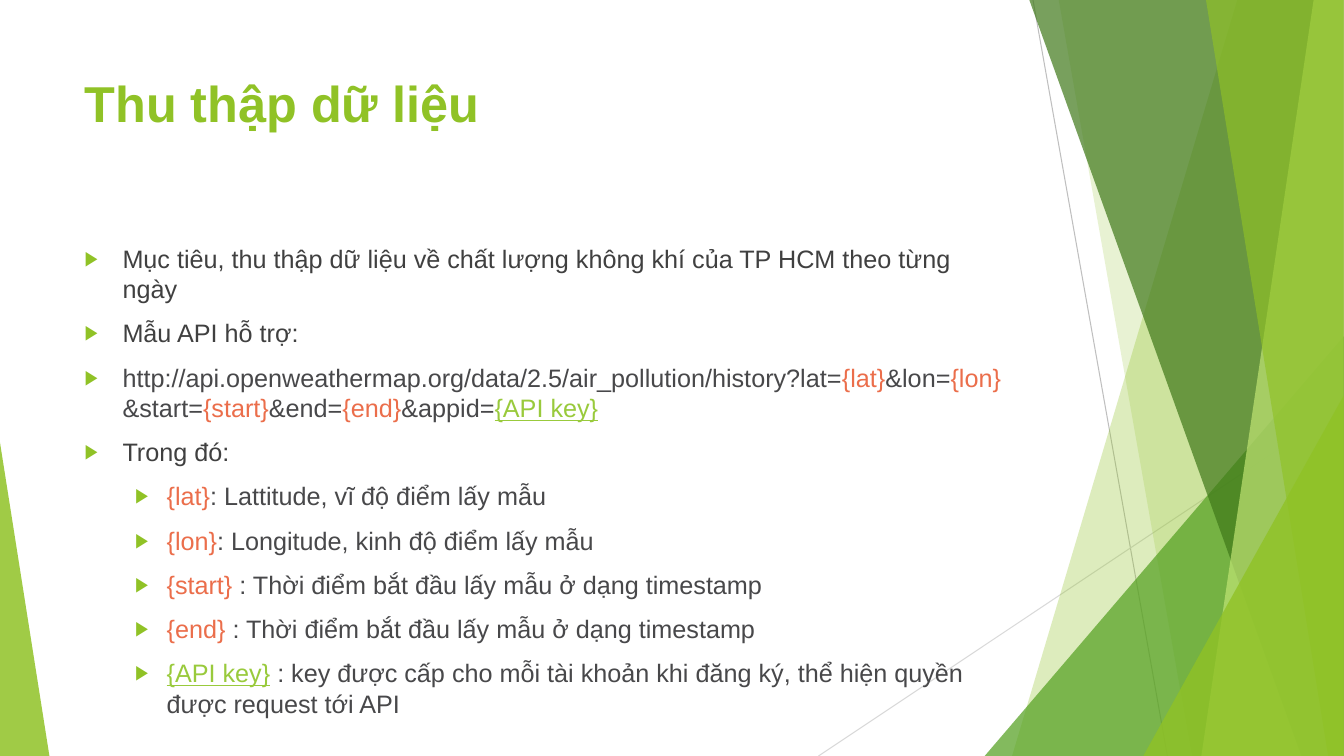
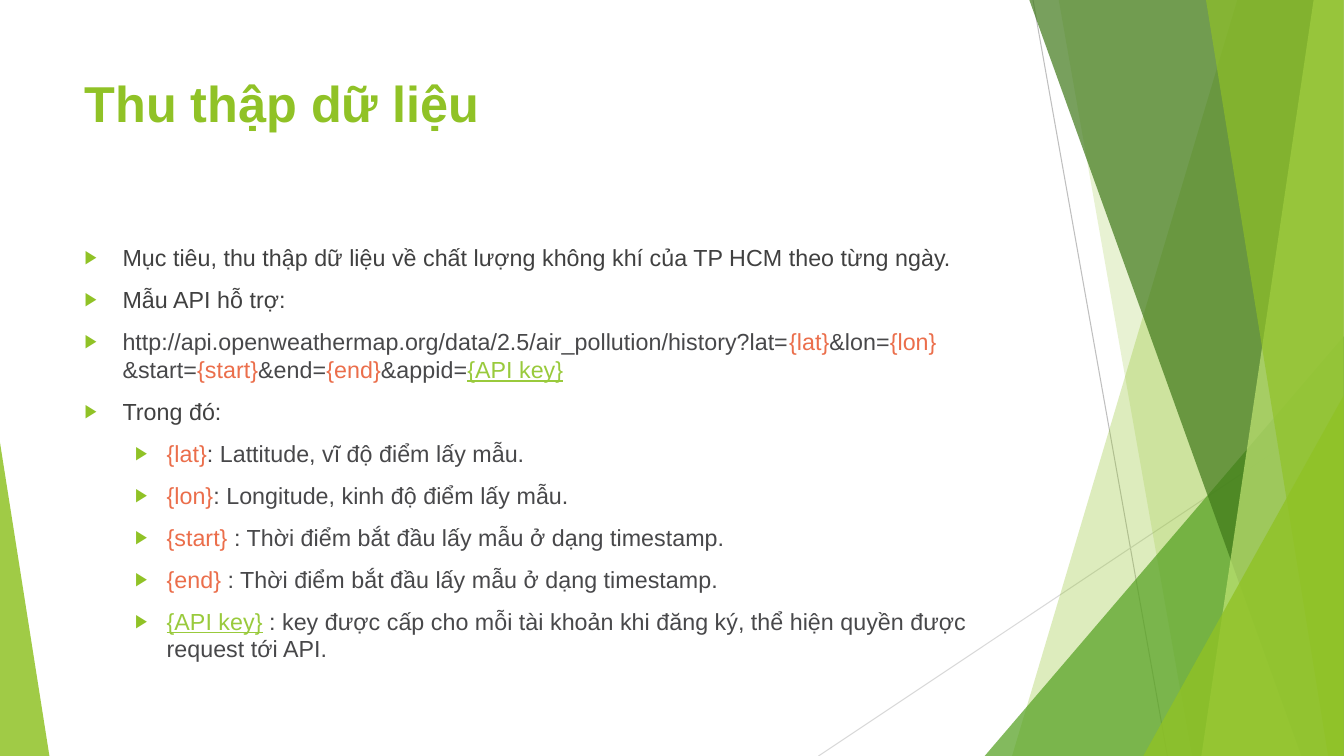
Before and after one commit to JustKidding2K/Data-science-Final-project, a slide deck: slide 4 of Slide.pptx. Drawn at 1344x756 pixels with LibreOffice and Linux fonts; fonts in the diff are those of the drawing. Boxes give left, top, right and bottom in pixels: in the first picture for what was removed or moved away, otherwise in the second. Text is boxed around its words. In the diff, an @@ line names an element or a change of style, - is before the commit and + after.

```diff
--- a/Slide.pptx
+++ b/Slide.pptx
@@ text at [123, 248, 950, 271]: text changed; size 18 to 16.6 pt @@
-▶ Mục tiêu, thu thập dữ liệu về chất lượng không khí của TP HCM theo từng ngày
+▶ Mục tiêu, thu thập dữ liệu về chất lượng không khí của TP HCM theo từng ngày.
@@ text at [123, 289, 937, 425]: size 18 to 16.6 pt in "Mẫu API hỗ trợ:", "http://api.openweathermap.org/data/2.5/air_pollution/history ...", "Trong đó:" @@
@@ text at [167, 443, 966, 662]: text changed; size 18 to 16.6 pt @@
-  ▶ {lat}: Lattitude, vĩ độ điểm lấy mẫu
-  ▶ {lon}: Longitude, kinh độ điểm lấy mẫu
-  ▶ {start} : Thời điểm bắt đầu lấy mẫu ở dạng timestamp
-  ▶ {end} : Thời điểm bắt đầu lấy mẫu ở dạng timestamp
-  ▶ {API key} : key được cấp cho mỗi tài khoản khi đăng ký, thể hiện quyền được request tới API
+  ▶ {lat}: Lattitude, vĩ độ điểm lấy mẫu.
+  ▶ {lon}: Longitude, kinh độ điểm lấy mẫu.
+  ▶ {start} : Thời điểm bắt đầu lấy mẫu ở dạng timestamp.
+  ▶ {end} : Thời điểm bắt đầu lấy mẫu ở dạng timestamp.
+  ▶ {API key} : key được cấp cho mỗi tài khoản khi đăng ký, thể hiện quyền được request tới API.
```
Also in this commit, not shown: 15 other slides changed, 1 other file.
